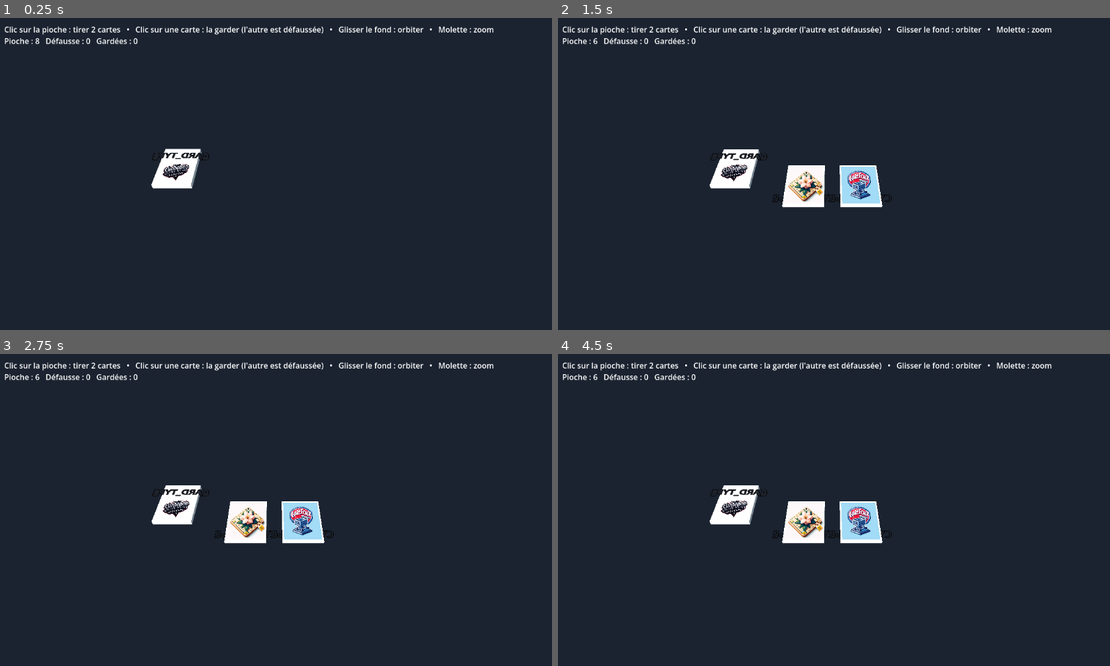
Above: before the commit, frames 1-4 (two rows, left to right).
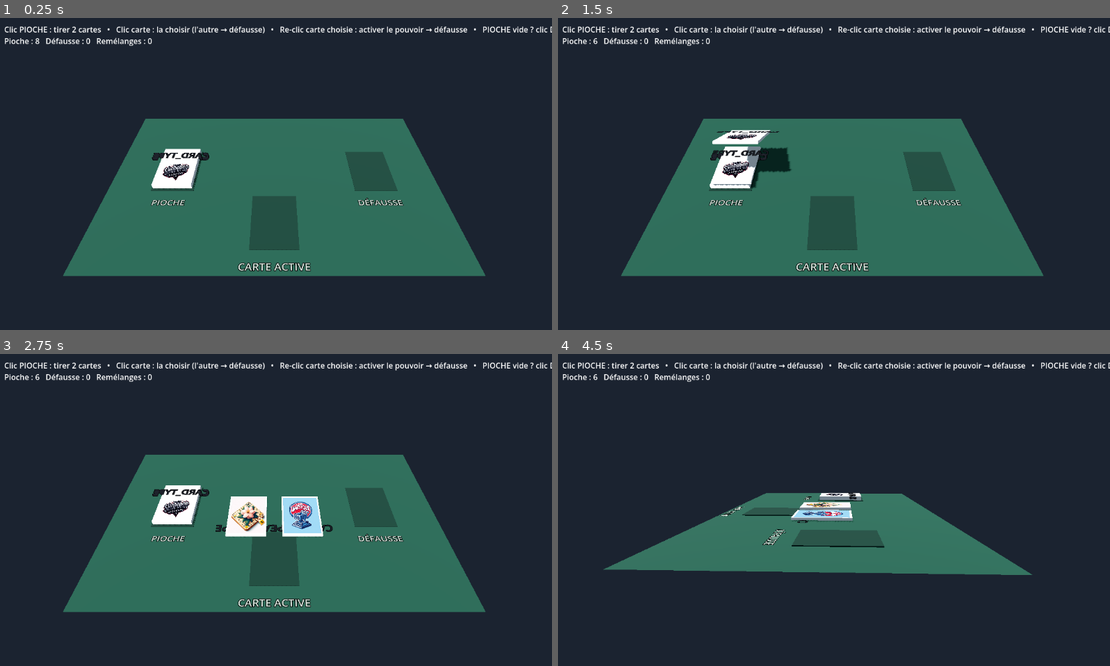
Above: after the commit, the same moments.

Repository: yoann-shopopop/shopopop-express
Game: Godot game, scene res://scenes/card_demo.tscn
Same seed, same stepped clock (60 frames per second), same inputs: the game is played once before the commit and once after it. This scene is started directly instead of the project's main scene.
Inputs (mouse positions are in pixels of both pictures, inside the frame that each line leads up to):
- Up to frame 1 (0.25 s): no input
- Up to frame 2 (1.5 s): tap Enter at 0.5 s; move the mouse to (955, 158) at 0.52 s; hold R (rotate_block) 0.53-1.25 s; click (955, 158) at 0.67 s; tap Space at 1.25 s; drag from (723, 189) to (806, 236) at 1.27 s
- Up to frame 3 (2.75 s): move the mouse to (331, 441) at 2.02 s; tap Alt at 2.1 s; click (331, 441) at 2.17 s
- Up to frame 4 (4.5 s): tap Enter at 2.75, 4.25 s; drag from (806, 572) to (662, 463) at 2.77 s; tap Space at 3.5 s; move the mouse to (999, 556) at 3.52 s; hold R (rotate_block) 3.53-4.25 s; click (999, 556) at 3.67 s; drag from (662, 463) to (751, 432) at 4.27 s

The runs differ from the first frame. In frame 1, 31% of the frame differs, in the area x 3-100%, y 2-83%; in frame 2, 31%; in frame 3, 31%; in frame 4, 15%.

Commit message:
feat(deck): tapis, animations de pioche/remélange et activation en 2 temps
Améliore le rendu et l'interaction de la démo paquet de cartes :
- Animations Tween : distribution en arc avec flip en vol (décalées),
  glissement vers la zone active, défausse, et remélange VISIBLE
  (les cartes reviennent vers la pioche + brassage).
- Remélange manuel : pioche vide => clic sur la DÉFAUSSE pleine pour
  reconstituer une nouvelle pioche (plus de remélange auto).
- Flux en 2 temps : tirer 2 -> choisir 1 (l'autre défaussée) -> re-clic
  sur la carte choisie pour ACTIVER son pouvoir (pop) -> défausse.
- Tapis (feutrine) avec emplacements étiquetés PIOCHE / CARTE ACTIVE /
  DÉFAUSSE ; pioche affichée au compte réel ; deck forcé pair.
- Deck.reshuffle() public (testé) : replie la défausse dans la pioche.

CardView gagne animate_deal/move_to/activate/gather/discard.

Co-Authored-By: Claude Opus 4.8 (1M context) <noreply@anthropic.com>

Diff:
--- a/src/card_demo.gd
+++ b/src/card_demo.gd
@@ -1,17 +1,18 @@
 extends Node3D
-## Standalone interactive 3D demo for the Deck feature.
+## Standalone interactive 3D demo for the Deck feature, played on a felt mat.
 ##
-## Click the draw pile to draw 2 cards face up; click one of them to keep it (it slides to the kept
-## slot) — the other is discarded. The pile is endless: when it empties, the discard is reshuffled
-## back in. Drag the background to orbit, wheel to zoom. Card fronts use placeholder art.
+## Click the PIOCHE to draw 2 cards face up. Click one to choose it (the other goes to DÉFAUSSE).
+## Click the chosen card again to ACTIVATE its power — then it too goes to DÉFAUSSE. When the PIOCHE
+## is empty, click the full DÉFAUSSE to gather it back and reshuffle into a fresh pile (visibly).
+## Drag the background to orbit, wheel to zoom. Card fronts are placeholder art.
 
 const _DRAW_COUNT := 2
 const _STACK_STEP := 0.012  # vertical gap between stacked cards
 
 const _DRAW_POS := Vector3(-2.6, 0.0, 0.0)
-const _DISCARD_POS := Vector3(2.6, 0.0, 1.0)
-const _KEPT_POS := Vector3(2.6, 0.0, -1.1)
-const _REVEAL_POS: Array[Vector3] = [Vector3(-0.7, 0.0, 0.6), Vector3(0.7, 0.0, 0.6)]
+const _DISCARD_POS := Vector3(2.6, 0.0, 0.0)
+const _ACTIVE_POS := Vector3(0.0, 0.0, 1.7)  # where the chosen card waits to be activated
+const _REVEAL_POS: Array[Vector3] = [Vector3(-0.7, 0.0, 0.4), Vector3(0.7, 0.0, 0.4)]
 
 # Placeholder fronts so the revealed cards look distinct.
 const _FRONTS: Array[String] = [
@@ -28,8 +29,10 @@
 var _deck: Deck
 var _draw_stack: Array[CardView] = []
 var _discard_stack: Array[CardView] = []
-var _kept_stack: Array[CardView] = []
-var _revealed: Array[Dictionary] = []  # { "view": CardView, "card": CardDefinition }
+var _revealed: Array[Dictionary] = []  # the two drawn cards awaiting a choice
+var _chosen: Dictionary = {}  # the chosen card awaiting power activation ({ "view", "card" })
+var _reshuffles := 0
+var _busy := false  # true while the reshuffle animation plays
 var _count_label: Label
 
 # Orbit camera state.
@@ -46,8 +49,10 @@
 	_build_light()
 	_build_environment()
 	_build_hud()
+	_build_mat()
 
 	_deck = Deck.new(_build_cards())
+	_deck.reshuffled.connect(_on_reshuffled)
 	_deck.shuffle()
 	_refresh_piles()
 	_refresh_counts()
@@ -55,7 +60,9 @@
 
 func _build_cards() -> Array[CardDefinition]:
 	var cards: Array[CardDefinition] = []
-	for i in _FRONTS.size():
+	# Keep an even deck so drawing in pairs always empties the pile to exactly 0 — no stranded card.
+	var deck_size := _FRONTS.size() - (_FRONTS.size() % 2)
+	for i in deck_size:
 		var c := CardDefinition.new()
 		c.id = StringName("card_%d" % i)
 		c.display_name = "Carte %d" % i
@@ -87,41 +94,145 @@
 
 
 func _on_left_pressed(screen_pos: Vector2) -> void:
+	if _busy:
+		return
+	if not _chosen.is_empty():
+		# A chosen card waits to be activated: click it to fire its power, then discard it.
+		if _pick([_chosen["view"]], screen_pos) != null:
+			_activate_chosen()
+		else:
+			_orbiting = true
+		return
 	if not _revealed.is_empty():
-		# Awaiting a choice: a click on a revealed card keeps it.
+		# Two cards are up: click one to choose it (the other is discarded).
 		var picked := _pick(_revealed_views(), screen_pos)
 		if picked != null:
-			_keep(picked)
+			_choose(picked)
+		else:
+			_orbiting = true
 		return
-	# Otherwise, clicking the draw pile draws; clicking elsewhere orbits.
-	if _pick(_draw_stack, screen_pos) != null:
+	# Idle: clicking the PIOCHE draws; clicking the full DÉFAUSSE (when the pile is empty) reshuffles.
+	if _hits_pile(screen_pos, _DRAW_POS):
 		_draw_cards()
+	elif _hits_pile(screen_pos, _DISCARD_POS) and _deck.draw_count() == 0 and _deck.discard_count() > 0:
+		_animate_reshuffle()
 	else:
 		_orbiting = true
 
 
+# True when the cursor points at the card slot centered on [param center] (projected onto the mat).
+func _hits_pile(screen_pos: Vector2, center: Vector3) -> bool:
+	var origin := _camera.project_ray_origin(screen_pos)
+	var dir := _camera.project_ray_normal(screen_pos)
+	if absf(dir.y) < 0.00001:
+		return false
+	var t := -origin.y / dir.y
+	if t <= 0.0:
+		return false
+	var hit := origin + dir * t
+	return Vector2(hit.x - center.x, hit.z - center.z).length() < 0.9
+
+
 func _draw_cards() -> void:
+	if _busy or not _revealed.is_empty() or not _chosen.is_empty():
+		return  # busy, a choice is pending, or a chosen card still needs activating
+	if _deck.draw_count() < _DRAW_COUNT:
+		return  # pile too low — click the full DÉFAUSSE to rebuild a fresh pile
+	_deal()
+
+
+func _deal() -> void:
 	var cards := _deck.draw(_DRAW_COUNT)
 	if cards.is_empty():
 		return
+	var lift_off := _DRAW_POS + Vector3(0.0, maxi(_deck.draw_count(), 1) * _STACK_STEP, 0.0)
 	for i in cards.size():
-		var view := _make_view(cards[i], true, _REVEAL_POS[i % _REVEAL_POS.size()])
+		# Start on top of the draw pile, face down, then deal in an arc to the reveal slot.
+		var view := _make_view(cards[i], false, lift_off)
+		view.animate_deal(_REVEAL_POS[i % _REVEAL_POS.size()], i * 0.12)
 		_revealed.append({"view": view, "card": cards[i]})
 	_refresh_piles()
 	_refresh_counts()
 
 
-func _keep(chosen: CardView) -> void:
+# Visibly gathers the discard pile back to the draw pile, reshuffles, and brews a wobble.
+func _animate_reshuffle() -> void:
+	_busy = true
+	var loose: Array[CardView] = []
+	loose.append_array(_discard_stack)
+	_discard_stack.clear()
+
+	# Fly every discarded card back onto the draw pile, face down.
+	for i in loose.size():
+		loose[i].animate_gather(_DRAW_POS + Vector3(0.0, i * _STACK_STEP, 0.0), i * 0.03)
+	await get_tree().create_timer(0.45 + loose.size() * 0.03).timeout
+	for view in loose:
+		view.queue_free()
+
+	_deck.reshuffle()  # discard -> draw, shuffled (emits reshuffled -> counter++)
+	_refresh_piles()  # the draw pile is now full
+	await _shuffle_wobble()
+	_refresh_counts()
+	_busy = false
+
+
+# A quick side-to-side jiggle of the draw pile to read as "shuffling".
+func _shuffle_wobble() -> void:
+	for view in _draw_stack:
+		var base := view.position
+		var tween := view.create_tween()
+		var jitter := Vector3(randf_range(-0.12, 0.12), 0.0, randf_range(-0.12, 0.12))
+		tween.tween_property(view, "position", base + jitter, 0.08)
+		tween.tween_property(view, "position", base, 0.12)
+	await get_tree().create_timer(0.24).timeout
+
+
+func _choose(picked: CardView) -> void:
 	for entry in _revealed:
 		var view: CardView = entry["view"]
-		if view == chosen:
-			view.position = _KEPT_POS + Vector3(0.0, _kept_stack.size() * _STACK_STEP, 0.0)
-			_kept_stack.append(view)
+		if view == picked:
+			view.animate_move_to(_ACTIVE_POS)
+			_chosen = entry
 		else:
-			view.queue_free()
+			view.animate_discard(_DISCARD_POS + Vector3(0.0, _deck.discard_count() * _STACK_STEP, 0.0))
 			_deck.discard(entry["card"])
 	_revealed.clear()
 	_refresh_piles()
+	_refresh_counts()
+
+
+func _activate_chosen() -> void:
+	_busy = true
+	var entry := _chosen
+	_chosen = {}
+	var view: CardView = entry["view"]
+	_spawn_power_popup(_ACTIVE_POS)
+	await view.animate_activate()  # power fires, then the card goes to the discard
+	view.animate_discard(_DISCARD_POS + Vector3(0.0, _deck.discard_count() * _STACK_STEP, 0.0))
+	_deck.discard(entry["card"])
+	_busy = false
+	_refresh_piles()
+	_refresh_counts()
+
+
+# A floating "power fired" label that rises and fades over the active slot.
+func _spawn_power_popup(at: Vector3) -> void:
+	var label := Label3D.new()
+	label.text = "POUVOIR ACTIVÉ !"
+	label.font_size = 64
+	label.pixel_size = 0.006
+	label.modulate = Color("ffd54f")
+	label.billboard = BaseMaterial3D.BILLBOARD_ENABLED
+	label.position = at + Vector3(0.0, 0.6, 0.0)
+	add_child(label)
+	var tween := create_tween().set_parallel(true)
+	tween.tween_property(label, "position", label.position + Vector3(0.0, 1.0, 0.0), 0.7)
+	tween.tween_property(label, "modulate:a", 0.0, 0.7).set_delay(0.15)
+	tween.chain().tween_callback(label.queue_free)
+
+
+func _on_reshuffled() -> void:
+	_reshuffles += 1
 	_refresh_counts()
 
 
@@ -153,8 +264,48 @@
 # --- Pile visuals (decorative stacks reflecting the deck counts) -------------------------------
 
 func _refresh_piles() -> void:
+	# Real counts — the draw pile shows exactly what's left (its slot stays clickable when empty).
 	_rebuild_stack(_draw_stack, _deck.draw_count(), _DRAW_POS, false)
 	_rebuild_stack(_discard_stack, _deck.discard_count(), _DISCARD_POS, true)
+
+
+# The felt mat plus labelled card slots for PIOCHE / DÉFAUSSE / the active card.
+func _build_mat() -> void:
+	var mat := MeshInstance3D.new()
+	var plane := PlaneMesh.new()
+	plane.size = Vector2(8.5, 5.5)
+	mat.mesh = plane
+	mat.position = Vector3(0.0, -0.06, 0.3)
+	var felt := StandardMaterial3D.new()
+	felt.albedo_color = Color("1f4a3a")  # green felt
+	mat.material_override = felt
+	add_child(mat)
+
+	_build_slot(_DRAW_POS, "PIOCHE")
+	_build_slot(_DISCARD_POS, "DÉFAUSSE")
+	_build_slot(_ACTIVE_POS, "CARTE ACTIVE")
+
+
+# A flat card-sized slot with a label, marking a zone on the mat.
+func _build_slot(at: Vector3, label_text: String) -> void:
+	var slot := MeshInstance3D.new()
+	var box := BoxMesh.new()
+	box.size = Vector3(CardView.WIDTH * 1.08, 0.02, CardView.HEIGHT * 1.08)
+	slot.mesh = box
+	slot.position = at - Vector3(0.0, 0.05, 0.0)
+	var material := StandardMaterial3D.new()
+	material.albedo_color = Color("16352a")
+	slot.material_override = material
+	add_child(slot)
+
+	var label := Label3D.new()
+	label.text = label_text
+	label.font_size = 56
+	label.pixel_size = 0.004
+	label.modulate = Color("d8e8df")
+	label.rotation_degrees = Vector3(-90, 0, 0)  # lie flat on the mat
+	label.position = at + Vector3(0.0, -0.04, CardView.HEIGHT * 0.5 + 0.45)
+	add_child(label)
 
 
 # Rebuilds a decorative stack of [param count] cards at [param base], capped for sanity.
@@ -220,7 +371,7 @@
 func _build_hud() -> void:
 	var layer := CanvasLayer.new()
 	var hint := Label.new()
-	hint.text = "Clic sur la pioche : tirer 2 cartes   •   Clic sur une carte : la garder (l'autre est défaussée)   •   Glisser le fond : orbiter   •   Molette : zoom"
+	hint.text = "Clic PIOCHE : tirer 2 cartes   •   Clic carte : la choisir (l'autre → défausse)   •   Re-clic carte choisie : activer le pouvoir → défausse   •   PIOCHE vide ? clic DÉFAUSSE : remélanger   •   Glisser : orbiter   •   Molette : zoom"
 	hint.position = Vector2(16, 12)
 	layer.add_child(hint)
 	_count_label = Label.new()
@@ -230,6 +381,6 @@
 
 
 func _refresh_counts() -> void:
-	_count_label.text = "Pioche : %d   Défausse : %d   Gardées : %d" % [
-		_deck.draw_count(), _deck.discard_count(), _kept_stack.size(),
+	_count_label.text = "Pioche : %d   Défausse : %d   Remélanges : %d" % [
+		_deck.draw_count(), _deck.discard_count(), _reshuffles,
 	]
--- a/src/cards/deck.gd
+++ b/src/cards/deck.gd
@@ -58,7 +58,7 @@
 		if _draw_pile.is_empty():
 			if _discard_pile.is_empty():
 				break
-			_reshuffle_discard()
+			reshuffle()
 		result.append(_draw_pile.pop_back())
 	if not result.is_empty():
 		drawn.emit(result)
@@ -71,9 +71,10 @@
 	discarded.emit(card)
 
 
-# Moves the discard pile into the draw pile and shuffles it.
-func _reshuffle_discard() -> void:
-	_draw_pile = _discard_pile
+## Folds the discard pile back into the draw pile and shuffles. Also done automatically by
+## [method draw] when the draw pile empties mid-draw.
+func reshuffle() -> void:
+	_draw_pile.append_array(_discard_pile)
 	_discard_pile = []
 	shuffle()
 	reshuffled.emit()
--- a/src/view/card_view.gd
+++ b/src/view/card_view.gd
@@ -13,6 +13,10 @@
 const _BODY_COLOR := Color("f5f5f0")
 const _FRONT_PLACEHOLDER := Color("cfe3ff")
 
+const _DEAL_TIME := 0.5
+const _DEAL_ARC_HEIGHT := 1.6
+const _SLIDE_TIME := 0.35
+
 
 ## Builds the card meshes for [param card]. The front uses the card's placeholder art (or a flat
 ## color when none); the back is the shared logo + "CARD_TYPE".
@@ -25,6 +29,57 @@
 ## Face up (front on top) or face down (back/logo on top).
 func set_face_up(up: bool) -> void:
 	rotation_degrees.x = 0.0 if up else 180.0
+
+
+## Deals the card: it lifts off the pile in an arc and flips face up on the way to [param target].
+## [param delay] staggers several cards dealt together. Must already be in the tree, face down.
+func animate_deal(target: Vector3, delay: float = 0.0) -> void:
+	set_face_up(false)
+	var start := position
+	var tween := create_tween().set_parallel(true)
+	tween.tween_method(_arc_to.bind(start, target), 0.0, 1.0, _DEAL_TIME) \
+		.set_delay(delay).set_trans(Tween.TRANS_SINE).set_ease(Tween.EASE_IN_OUT)
+	tween.tween_property(self, "rotation_degrees:x", 0.0, _DEAL_TIME) \
+		.set_delay(delay).set_trans(Tween.TRANS_CUBIC).set_ease(Tween.EASE_IN_OUT)
+
+
+## Smoothly slides the card to [param target] (e.g. the active slot).
+func animate_move_to(target: Vector3) -> void:
+	create_tween().tween_property(self, "position", target, _SLIDE_TIME) \
+		.set_trans(Tween.TRANS_CUBIC).set_ease(Tween.EASE_OUT)
+
+
+## A quick "power fires" pop on the card. Awaitable — resolves when the pop finishes.
+func animate_activate() -> void:
+	var tween := create_tween()
+	tween.tween_property(self, "scale", Vector3.ONE * 1.2, 0.12) \
+		.set_trans(Tween.TRANS_BACK).set_ease(Tween.EASE_OUT)
+	tween.tween_property(self, "scale", Vector3.ONE, 0.14).set_trans(Tween.TRANS_SINE)
+	await tween.finished
+
+
+## Flies the card back toward the draw pile in an arc, flipping face down (for a reshuffle).
+func animate_gather(target: Vector3, delay: float = 0.0) -> void:
+	var start := position
+	var tween := create_tween().set_parallel(true)
+	tween.tween_method(_arc_to.bind(start, target), 0.0, 1.0, _SLIDE_TIME) \
+		.set_delay(delay).set_trans(Tween.TRANS_SINE).set_ease(Tween.EASE_IN_OUT)
+	tween.tween_property(self, "rotation_degrees:x", 180.0, _SLIDE_TIME).set_delay(delay)
+
+
+## Slides the card to [param target] face down, then frees it (e.g. onto the discard pile).
+func animate_discard(target: Vector3) -> void:
+	var tween := create_tween().set_parallel(true)
+	tween.tween_property(self, "position", target, _SLIDE_TIME) \
+		.set_trans(Tween.TRANS_CUBIC).set_ease(Tween.EASE_IN)
+	tween.tween_property(self, "rotation_degrees:x", 180.0, _SLIDE_TIME)
+	tween.chain().tween_callback(queue_free)
+
+
+func _arc_to(t: float, start: Vector3, target: Vector3) -> void:
+	var p := start.lerp(target, t)
+	p.y += sin(t * PI) * _DEAL_ARC_HEIGHT
+	position = p
 
 
 func _build_body() -> void:
--- a/tests/test_deck.gd
+++ b/tests/test_deck.gd
@@ -82,6 +82,19 @@
 	assert_eq(deck.draw(3).size(), 3, "all three cards come back after the reshuffle")
 
 
+func test_reshuffle_folds_discard_back_into_draw_pile() -> void:
+	var deck := Deck.new(_cards(4), _seeded(3))
+	for c in deck.draw(2):
+		deck.discard(c)
+	assert_eq(deck.draw_count(), 2)
+	assert_eq(deck.discard_count(), 2)
+	watch_signals(deck)
+	deck.reshuffle()
+	assert_eq(deck.draw_count(), 4, "the whole deck is back in the draw pile")
+	assert_eq(deck.discard_count(), 0)
+	assert_signal_emitted(deck, "reshuffled")
+
+
 func test_shuffle_is_deterministic_for_equal_seeds() -> void:
 	var a := Deck.new(_cards(6), _seeded(42))
 	var b := Deck.new(_cards(6), _seeded(42))
